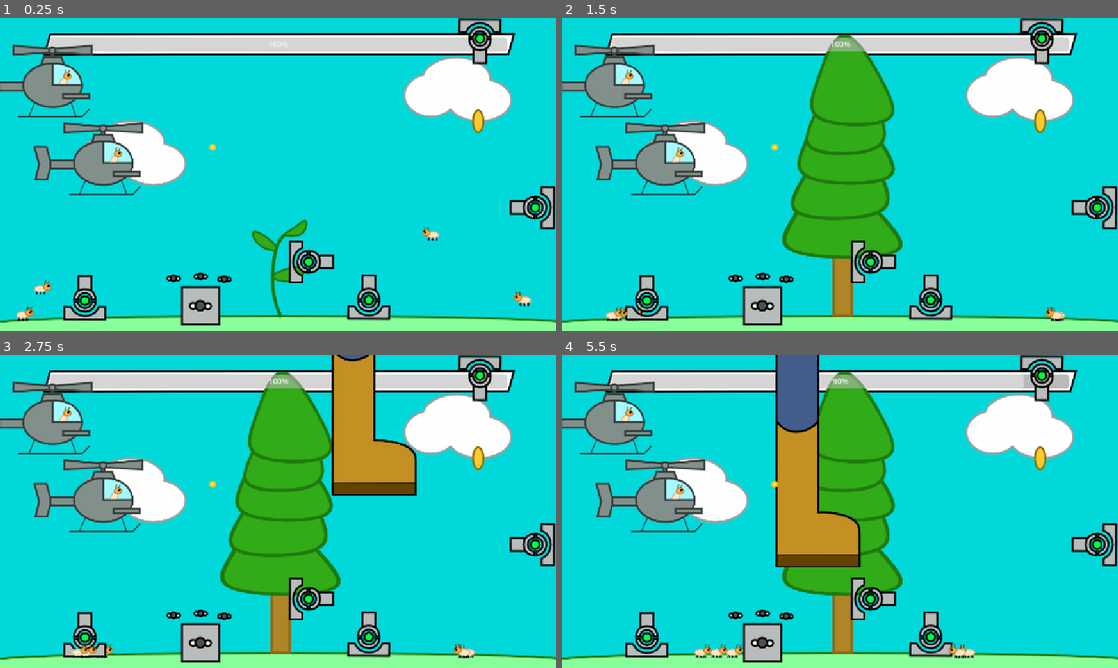
Above: before the commit, frames 1-4 (two rows, left to right).
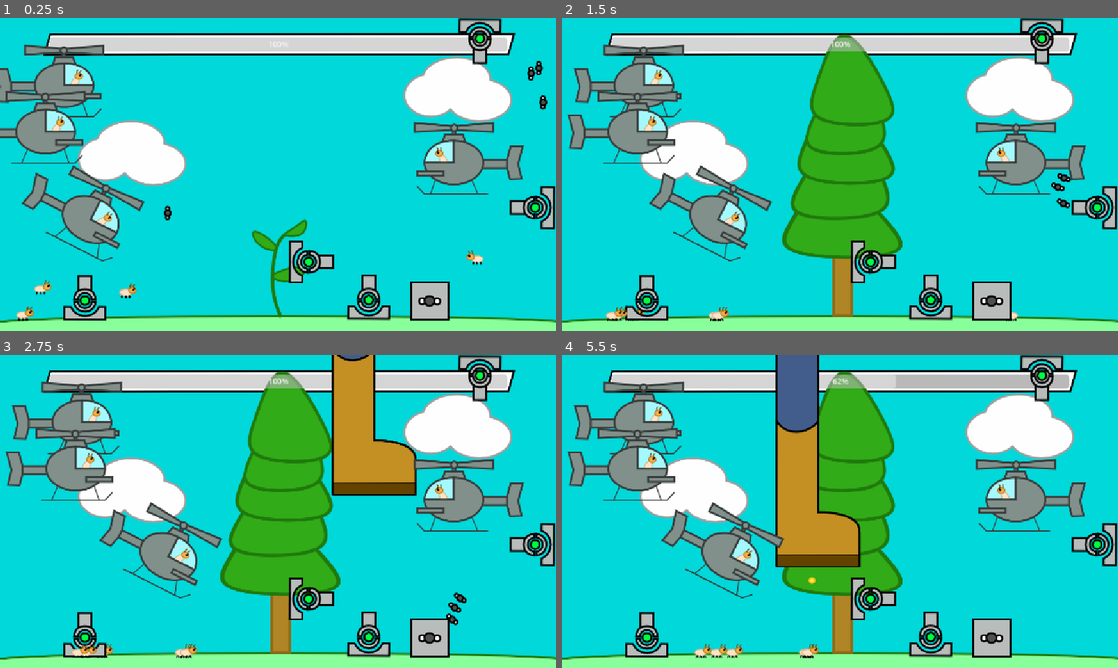
Above: after the commit, the same moments.

Repository: ShadowArcher289/guard-a-tree
Game: Godot game, scene res://scenes/game.tscn
The game is run twice, just before and just after one commit, with the same random seed, the same clock (stepped at 60 frames per second) and the same inputs.
Inputs (mouse positions are in pixels of both pictures, inside the frame that each line leads up to):
- Up to frame 1 (0.25 s): no input
- Up to frame 2 (1.5 s): click (928, 299) at 0.52 s; click (928, 299) at 1.27 s
- Up to frame 3 (2.75 s): click (366, 636) at 2.02 s
- Up to frame 4 (5.5 s): move the mouse to (962, 495) at 2.77 s; click (962, 495) at 2.92 s; move the mouse to (728, 527) at 3.52 s; click (728, 527) at 3.67 s; move the mouse to (895, 442) at 4.27 s; click (895, 442) at 4.42 s; move the mouse to (812, 574) at 5.02 s; click (812, 574) at 5.17 s

The runs differ from the first frame. In frame 1, 13% of the frame differs, in the area x 0-99%, y 8-99%; in frame 2, 13%; in frame 3, 13%; in frame 4, 14%, in the area x 0-95%, y 6-99%.

Commit message:
TermiCopter raycasting updates & began implementing FLIES Machine

Diff:
--- /dev/null
+++ b/scenes/flies_machine.tscn
@@ -0,0 +1,46 @@
+[gd_scene load_steps=6 format=3 uid="uid://dw3tn24lhtgf4"]
+
+[ext_resource type="Texture2D" uid="uid://cq7inf7udh14j" path="res://sprites/FLIESMachine.png" id="1_qreaw"]
+[ext_resource type="Script" uid="uid://c6lj2oymqq6h4" path="res://scripts/flies_machine.gd" id="1_r0ve2"]
+
+[sub_resource type="CircleShape2D" id="CircleShape2D_r0ve2"]
+
+[sub_resource type="CircleShape2D" id="CircleShape2D_72b6k"]
+
+[sub_resource type="CircleShape2D" id="CircleShape2D_f15cw"]
+
+[node name="FliesMachine" type="Node2D"]
+script = ExtResource("1_r0ve2")
+
+[node name="Sprite2D" type="Sprite2D" parent="."]
+position = Vector2(0, -39)
+texture = ExtResource("1_qreaw")
+
+[node name="FlyAnchor1" type="Area2D" parent="."]
+position = Vector2(0, -121)
+
+[node name="CollisionShape2D" type="CollisionShape2D" parent="FlyAnchor1"]
+shape = SubResource("CircleShape2D_r0ve2")
+
+[node name="FlyAnchor2" type="Area2D" parent="."]
+position = Vector2(-35, -100)
+
+[node name="CollisionShape2D" type="CollisionShape2D" parent="FlyAnchor2"]
+shape = SubResource("CircleShape2D_72b6k")
+
+[node name="FlyAnchor3" type="Area2D" parent="."]
+position = Vector2(35, -100)
+
+[node name="CollisionShape2D" type="CollisionShape2D" parent="FlyAnchor3"]
+shape = SubResource("CircleShape2D_f15cw")
+
+[node name="SpawnTimer" type="Timer" parent="."]
+autostart = true
+
+[connection signal="body_entered" from="FlyAnchor1" to="." method="_on_fly_anchor_1_body_entered"]
+[connection signal="body_exited" from="FlyAnchor1" to="." method="_on_fly_anchor_1_body_exited"]
+[connection signal="body_entered" from="FlyAnchor2" to="." method="_on_fly_anchor_2_body_entered"]
+[connection signal="body_exited" from="FlyAnchor2" to="." method="_on_fly_anchor_2_body_exited"]
+[connection signal="body_entered" from="FlyAnchor3" to="." method="_on_fly_anchor_3_body_entered"]
+[connection signal="body_exited" from="FlyAnchor3" to="." method="_on_fly_anchor_3_body_exited"]
+[connection signal="timeout" from="SpawnTimer" to="." method="_on_spawn_timer_timeout"]
--- /dev/null
+++ b/scenes/fly.tscn
@@ -0,0 +1,33 @@
+[gd_scene load_steps=5 format=3 uid="uid://2trcqmt1r74g"]
+
+[ext_resource type="Script" uid="uid://dtftykpftt06a" path="res://scripts/fly.gd" id="1_djddo"]
+[ext_resource type="Texture2D" uid="uid://dasuvqquyhfrf" path="res://sprites/FLY.png" id="2_xr3pu"]
+
+[sub_resource type="CircleShape2D" id="CircleShape2D_xr3pu"]
+radius = 6.0
+
+[sub_resource type="CircleShape2D" id="CircleShape2D_2lkvx"]
+radius = 9.0
+
+[node name="Fly" type="CharacterBody2D"]
+script = ExtResource("1_djddo")
+
+[node name="Sprite2D" type="Sprite2D" parent="."]
+rotation = 1.5708
+texture = ExtResource("2_xr3pu")
+
+[node name="CollisionShape2D" type="CollisionShape2D" parent="."]
+shape = SubResource("CircleShape2D_xr3pu")
+
+[node name="Hurtbox" type="Area2D" parent="."]
+collision_layer = 3
+collision_mask = 3
+
+[node name="CollisionShape2D" type="CollisionShape2D" parent="Hurtbox"]
+shape = SubResource("CircleShape2D_2lkvx")
+
+[node name="LocateTargetRayCast" type="RayCast2D" parent="."]
+target_position = Vector2(0, 1400)
+collision_mask = 2
+
+[connection signal="body_entered" from="Hurtbox" to="." method="_on_hurtbox_body_entered"]
--- a/scenes/game.tscn
+++ b/scenes/game.tscn
@@ -1,15 +1,13 @@
-[gd_scene load_steps=15 format=3 uid="uid://cpl1hoahnr1l2"]
+[gd_scene load_steps=13 format=3 uid="uid://cpl1hoahnr1l2"]
 
 [ext_resource type="Script" uid="uid://ceh0ree500o4x" path="res://scripts/game.gd" id="1_1kice"]
 [ext_resource type="Texture2D" uid="uid://bjsr4iucavdu1" path="res://sprites/Cloud.png" id="2_1kice"]
-[ext_resource type="Texture2D" uid="uid://4etivflmosu6" path="res://sprites/Seed.png" id="3_lbhrr"]
 [ext_resource type="PackedScene" uid="uid://b5oi7xhubi40g" path="res://scenes/tree.tscn" id="4_1kice"]
-[ext_resource type="Texture2D" uid="uid://cq7inf7udh14j" path="res://sprites/FLIESMachine.png" id="11_kvpfn"]
-[ext_resource type="Texture2D" uid="uid://dasuvqquyhfrf" path="res://sprites/FLY.png" id="12_dinhu"]
 [ext_resource type="Texture2D" uid="uid://bbovxhcvyylvl" path="res://sprites/HPBarOutline.png" id="13_trtic"]
 [ext_resource type="PackedScene" uid="uid://bnf7j8gxpohtc" path="res://scenes/termi_copter.tscn" id="14_trtic"]
+[ext_resource type="PackedScene" uid="uid://2trcqmt1r74g" path="res://scenes/fly.tscn" id="15_ir15t"]
+[ext_resource type="PackedScene" uid="uid://dw3tn24lhtgf4" path="res://scenes/flies_machine.tscn" id="16_ca42v"]
 [ext_resource type="PackedScene" uid="uid://b80102o80d8uc" path="res://scenes/ground.tscn" id="17_rysoc"]
-[ext_resource type="Texture2D" uid="uid://4opqoth8cqw" path="res://sprites/Bullet.png" id="17_ssvqc"]
 [ext_resource type="PackedScene" uid="uid://bsxdj218sh5mw" path="res://scenes/boot.tscn" id="18_264po"]
 [ext_resource type="PackedScene" uid="uid://j4y3ddhxr3l3" path="res://scenes/spawner.tscn" id="18_ssvqc"]
 [ext_resource type="PackedScene" uid="uid://4yx14a34ap3g" path="res://scenes/laser_turret.tscn" id="19_264po"]
@@ -22,8 +20,10 @@
 anchor_mode = 0
 
 [node name="ColorRect" type="ColorRect" parent="."]
-offset_right = 1152.0
-offset_bottom = 648.0
+offset_left = -59.0
+offset_top = -33.0
+offset_right = 1210.0
+offset_bottom = 681.0
 color = Color(2.11775e-06, 0.845876, 0.852649, 1)
 
 [node name="Ground" parent="." instance=ExtResource("17_rysoc")]
@@ -36,26 +36,6 @@
 [node name="Cloud2" type="Sprite2D" parent="."]
 position = Vector2(273, 279)
 texture = ExtResource("2_1kice")
-
-[node name="Seed" type="Sprite2D" parent="."]
-position = Vector2(990, 213)
-texture = ExtResource("3_lbhrr")
-
-[node name="FliesMachine" type="Sprite2D" parent="."]
-position = Vector2(415, 595)
-texture = ExtResource("11_kvpfn")
-
-[node name="Fly" type="Sprite2D" parent="."]
-position = Vector2(464, 540)
-texture = ExtResource("12_dinhu")
-
-[node name="Fly2" type="Sprite2D" parent="."]
-position = Vector2(415, 534)
-texture = ExtResource("12_dinhu")
-
-[node name="Fly3" type="Sprite2D" parent="."]
-position = Vector2(359, 538)
-texture = ExtResource("12_dinhu")
 
 [node name="HpBarOutline" type="Sprite2D" parent="."]
 position = Vector2(578, 54)
@@ -72,13 +52,13 @@
 step = 1.0
 
 [node name="Termite" parent="." instance=ExtResource("21_5newe")]
-position = Vector2(904, 427)
+position = Vector2(996, 477)
 
 [node name="Termite2" parent="." instance=ExtResource("21_5newe")]
 position = Vector2(74, 539)
 
 [node name="TermiteSpawner1" parent="." instance=ExtResource("18_ssvqc")]
-position = Vector2(1095, 562)
+position = Vector2(251, 546)
 
 [node name="TermiteSpawner2" parent="." instance=ExtResource("18_ssvqc")]
 position = Vector2(38, 593)
@@ -104,12 +84,31 @@
 [node name="LaserTurret5" parent="." instance=ExtResource("19_264po")]
 position = Vector2(175, 624)
 
-[node name="Bullet" type="Sprite2D" parent="."]
-position = Vector2(440, 267)
-texture = ExtResource("17_ssvqc")
-
 [node name="TermiCopter" parent="." instance=ExtResource("14_trtic")]
 position = Vector2(85, 134)
 
+[node name="TermiCopter3" parent="." instance=ExtResource("14_trtic")]
+position = Vector2(141, 402)
+rotation = 0.469988
+
 [node name="TermiCopter2" parent="." instance=ExtResource("14_trtic")]
-position = Vector2(190, 295)
+position = Vector2(975, 294)
+
+[node name="TermiCopterSpawner1" parent="." instance=ExtResource("18_ssvqc")]
+position = Vector2(43, 230)
+spawnerType = "termi_copter"
+
+[node name="Fly4" parent="." instance=ExtResource("15_ir15t")]
+position = Vector2(347, 403)
+
+[node name="Fly5" parent="." instance=ExtResource("15_ir15t")]
+position = Vector2(1116, 103)
+
+[node name="Fly6" parent="." instance=ExtResource("15_ir15t")]
+position = Vector2(1100, 114)
+
+[node name="Fly7" parent="." instance=ExtResource("15_ir15t")]
+position = Vector2(1125, 174)
+
+[node name="FliesMachine2" parent="." instance=ExtResource("16_ca42v")]
+position = Vector2(890, 624)
--- a/scenes/termi_copter.tscn
+++ b/scenes/termi_copter.tscn
@@ -9,10 +9,34 @@
 
 [node name="TermiCopter" type="CharacterBody2D"]
 collision_layer = 3
+motion_mode = 1
 script = ExtResource("1_rok8r")
 
 [node name="Sprite2D" type="Sprite2D" parent="."]
 texture = ExtResource("1_caxa2")
+
+[node name="TargetRayRight" type="RayCast2D" parent="Sprite2D"]
+position = Vector2(0, 26)
+target_position = Vector2(410, 0)
+collision_mask = 4
+hit_from_inside = true
+collide_with_areas = true
+collide_with_bodies = false
+
+[node name="TargetRayLeft" type="RayCast2D" parent="Sprite2D"]
+position = Vector2(0, 26)
+target_position = Vector2(-410, 0)
+collision_mask = 4
+hit_from_inside = true
+collide_with_areas = true
+collide_with_bodies = false
+
+[node name="BulletSpawnAnchorRight" type="Node2D" parent="Sprite2D"]
+position = Vector2(90, 27)
+
+[node name="BulletSpawnAnchorLeft" type="Node2D" parent="Sprite2D"]
+position = Vector2(-90, 27)
+rotation = 3.14159
 
 [node name="CollisionShape2D" type="CollisionShape2D" parent="."]
 position = Vector2(24, 4)
@@ -22,15 +46,4 @@
 [node name="ShootingTimer" type="Timer" parent="."]
 wait_time = 3.0
 
-[node name="BulletSpawnAnchor" type="Node2D" parent="."]
-position = Vector2(90, 27)
-
-[node name="TargetRay" type="RayCast2D" parent="."]
-position = Vector2(0, 26)
-target_position = Vector2(410, 0)
-collision_mask = 4
-hit_from_inside = true
-collide_with_areas = true
-collide_with_bodies = false
-
 [connection signal="timeout" from="ShootingTimer" to="." method="_on_shooting_timer_timeout"]
--- a/scripts/Globals.gd
+++ b/scripts/Globals.gd
@@ -16,6 +16,9 @@
 const LASERDMG = 10; # LaserTurret
 var LaserAiming = false # true if a laser is currently amiing.
 
+const FLIESDMG = 1; # FLIES
+const FLIESSPEED = 200;
+
 #Enemies
 const AVGTERMITESPEED = 50.0; # termite
 const TERMITEATK = 1;
@@ -23,6 +26,6 @@
 
 const AVGTERMICOPTERSPEED = 100.0; # TermiCopter
 const SHOOTINGCYCLETIME = 3; # seconds
-const BULLETVELOCITY = 300;
+const BULLETVELOCITY = 400;
 const BULLETDMG = 2;
 const TERMICOPTERMAXHP = 20;
--- a/scripts/boot.gd
+++ b/scripts/boot.gd
@@ -30,6 +30,6 @@
 	hide();
 
 
-func _on_hurtbox_body_entered(body: Node2D) -> void:
+func _on_hurtbox_body_entered(body: Node2D) -> void: # deal damage to bodies with the is_attacked function (enemies)
 	if body.has_method("is_attacked"):
 		body.is_attacked(BOOTDMG);
--- a/scripts/bullet.gd
+++ b/scripts/bullet.gd
@@ -5,12 +5,10 @@
 
 
 func _process(delta: float) -> void:
-		velocity = Vector2(velo, 0);
+		velocity = Vector2(velo, randf_range(-10,10)); # random vertical velocity for spread
 		move_and_slide();
 
-
 func _on_hurtbox_area_entered(area: Area2D) -> void:
-	print(area)
 	if area.name.containsn("tree"): # deal damage and delete the bullet.
 		Globals.currHp -= ATK;
 		queue_free();
--- /dev/null
+++ b/scripts/flies_machine.gd
@@ -0,0 +1,82 @@
+extends Node2D
+
+@onready var game = get_tree().get_root().get_node("Game");
+
+const FLY = preload("res://scenes/fly.tscn")
+
+@onready var fly_anchor_1: Area2D = $FlyAnchor1
+@onready var fly_anchor_2: Area2D = $FlyAnchor2
+@onready var fly_anchor_3: Area2D = $FlyAnchor3
+
+@onready var spawn_timer: Timer = $SpawnTimer
+
+
+var anchor1Filled = false; # holds if the anchors are full or not.
+var anchor2Filled = false;
+var anchor3Filled = false;
+
+var anchor1FliesCount = 0; # should be 1 if filled, or 0 if empty
+var anchor2FliesCount = 0;
+var anchor3FliesCount = 0;
+
+
+var flySpawnLocation : Vector2;
+
+func _process(delta: float) -> void:
+	if !anchor1Filled: # going in ascending order, if an anchor is not filled, then fill it.
+		flySpawnLocation = fly_anchor_1.global_position;
+	elif !anchor2Filled:
+		flySpawnLocation = fly_anchor_2.global_position;
+	elif !anchor3Filled:
+		flySpawnLocation = fly_anchor_3.global_position;
+
+
+	if anchor1Filled && anchor2Filled && anchor3Filled:
+		spawn_timer.stop();
+	else:
+		spawn_timer.start();
+
+func spawn_fly(location : Vector2) -> void:
+	var fly = FLY.instantiate();
+	fly.position = location;
+	fly.show();
+	game.add_child.call_deffered(fly);
+
+
+func _on_spawn_timer_timeout() -> void:
+	spawn_fly(flySpawnLocation);
+
+
+
+func _on_fly_anchor_1_body_entered(body: Node2D) -> void:
+	if body.name.containsn("fly"):
+		anchor1FliesCount += 1;
+		anchor1Filled = true;
+
+func _on_fly_anchor_1_body_exited(body: Node2D) -> void: # if more than 1 fly enters the area then the filled variable turns false only after all flies leave.
+	if body.name.containsn("fly") && (anchor1FliesCount == 1):
+		anchor1Filled = false;
+	elif body.name.containsn("fly") && (anchor1FliesCount != 1):
+		anchor1FliesCount -= 1;
+
+func _on_fly_anchor_2_body_entered(body: Node2D) -> void:
+	if body.name.containsn("fly"):
+		anchor2FliesCount += 1;
+		anchor2Filled = true;
+
+func _on_fly_anchor_2_body_exited(body: Node2D) -> void: # if more than 1 fly enters the area then the filled variable turns false only after all flies leave.
+	if body.name.containsn("fly") && (anchor2FliesCount == 1):
+		anchor2Filled = false;
+	elif body.name.containsn("fly") && (anchor2FliesCount != 1):
+		anchor2FliesCount -= 1;
+
+func _on_fly_anchor_3_body_entered(body: Node2D) -> void:
+	if body.name.containsn("fly"):
+		anchor3FliesCount += 1;
+		anchor3Filled = true;
+
+func _on_fly_anchor_3_body_exited(body: Node2D) -> void: # if more than 1 fly enters the area then the filled variable turns false only after all flies leave.
+	if body.name.containsn("fly") && (anchor3FliesCount == 1):
+		anchor3Filled = false;
+	elif body.name.containsn("fly") && (anchor3FliesCount != 1):
+		anchor3FliesCount -= 1;
--- /dev/null
+++ b/scripts/fly.gd
@@ -0,0 +1,45 @@
+extends CharacterBody2D
+
+@onready var locate_target_ray_cast: RayCast2D = $LocateTargetRayCast
+var target : Node; # the fly's target
+var targetPosition : Vector2; # the position of the fly's target
+
+var speed = Globals.FLIESSPEED;
+const FLIESDMG = Globals.FLIESDMG;
+var direction = 1;
+
+enum State {
+	LOCKEDON,
+	SEARCHING
+}
+var current_state = State.SEARCHING;
+
+
+func _process(delta: float) -> void:
+	match current_state:
+		State.LOCKEDON:
+			if is_instance_valid(target): # if the target is valid, go to it. Otherwise, begin searching for a new target.
+				targetPosition = target.position;
+				look_at(targetPosition);
+				direction = (targetPosition - self.position).normalized(); # face and move torwards target
+				velocity = (direction * speed);
+				move_and_slide();
+			else:
+				change_state(State.SEARCHING);
+		State.SEARCHING:
+			velocity = Vector2(0, 0);
+			locate_target_ray_cast.rotation_degrees += 1; # continuously rotate ray cast to search for a target.
+
+			if locate_target_ray_cast.is_colliding() && locate_target_ray_cast.get_collider().has_method("is_attacked"): # if the target can be attacked,
+				change_state(State.LOCKEDON);
+				target = locate_target_ray_cast.get_collider();
+				targetPosition = target.position;
+
+func change_state(next_state) -> void: # changes the state
+	current_state = next_state;
+
+
+func _on_hurtbox_body_entered(body: Node2D) -> void: # deal damage to bodies with the is_attacked function (enemies)
+	if body.has_method("is_attacked"):
+		body.is_attacked(FLIESDMG);
+		queue_free();
--- a/scripts/game.gd
+++ b/scripts/game.gd
@@ -3,6 +3,7 @@
 @onready var progress_bar: ProgressBar = $ProgressBar
 @onready var termite_spawner_1: Node2D = $TermiteSpawner1
 @onready var termite_spawner_2: Node2D = $TermiteSpawner2
+@onready var termi_copter_spawner_1: Node2D = $TermiCopterSpawner1
 
 func _ready() -> void:
 	progress_bar.max_value = Globals.MAXHP;
@@ -11,6 +12,7 @@
 	termite_spawner_1.spawn();
 	termite_spawner_2.spawn();
 	termite_spawner_1.spawn();
+	termi_copter_spawner_1.spawn();
 
 func _process(delta: float) -> void:
 	progress_bar.value = Globals.currHp; # Temporary HP display.
--- a/scripts/laser_turret.gd
+++ b/scripts/laser_turret.gd
@@ -86,6 +86,7 @@
 		laserTween = create_tween().set_trans(Tween.TRANS_EXPO).set_ease(Tween.EASE_OUT_IN);
 	laserTween.tween_property(laser_ball, "scale", Vector2(1, 1), 0.5);
 	await laserTween.finished;
+	camera_shake();
 	change_state(State.COOLDOWN);
 	laser_beam.show();
 	laser_timer.start(LASERDURATION);
@@ -93,6 +94,16 @@
 	hide_laser();
 	firing = false;
 	cooldown_timer.start(LASERCOOLDOWNDURATION); # start cooldown timer
+
+func camera_shake() -> void: # shakes the camera
+	var camera = get_tree().get_root().get_node("Game").get_child(0); # get the camera node (using very sloppy code)
+	var ogCameraPos = camera.position;
+	for i in 8: # move the camera 8 times to make it look like it's shaking.
+		camera.position += Vector2(randi_range(-10, 10), randi_range(-10, 10));
+		await get_tree().create_timer(0.1).timeout;
+		camera.position = ogCameraPos; # set camera to the origional position
+	camera.position = ogCameraPos;
+
 
 func hide_laser() -> void: # hide the laser
 	laser_ball.hide();
@@ -118,6 +129,6 @@
 	change_state(State.READY);
 
 
-func _on_hurt_box_body_entered(body: Node2D) -> void:
+func _on_hurt_box_body_entered(body: Node2D) -> void: # deal damage to bodies with the is_attacked function (enemies)
 	if body.has_method("is_attacked"):
 		body.is_attacked(LASERDMG);
--- a/scripts/spawner.gd
+++ b/scripts/spawner.gd
@@ -4,18 +4,25 @@
 @export var spawnerType = "termite"; # the type of spawner, termite is the default.
 
 const TERMITE = preload("res://scenes/termite.tscn");
+const TERMI_COPTER = preload("res://scenes/termi_copter.tscn");
 
 func spawn() -> void:
 	var entity;
 	match spawnerType:
 		"termite":
-				print_debug("Summoned termite")
-				entity = TERMITE.instantiate();
-				entity.show();
-				entity.velocity = Vector2(0, 0);
-				entity.position = self.position;
-				game.add_child.call_deferred(entity); # adds the enity to game
-
+			print_debug("Summoned termite")
+			entity = TERMITE.instantiate();
+			entity.show();
+			entity.velocity = Vector2(0, 0);
+			entity.position = self.position;
+			game.add_child.call_deferred(entity); # adds the enity to game
+		"termi_copter":
+			print_debug("Summoned termi_copter")
+			entity = TERMI_COPTER.instantiate();
+			entity.show();
+			entity.velocity = Vector2(0, 0);
+			entity.position = self.position;
+			game.add_child.call_deferred(entity); # adds the enity to game
 		_:
 			print_debug("unkown spawner type: " + spawnerType);
 			pass;
--- a/scripts/termi_copter.gd
+++ b/scripts/termi_copter.gd
@@ -1,15 +1,24 @@
 extends CharacterBody2D
 
 @onready var game = get_tree().get_root().get_node("Game");
-const BULLET = preload("res://scenes/bullet.tscn")
+const BULLET = preload("res://scenes/bullet.tscn");
 
-@onready var bullet_spawn_anchor: Node2D = $BulletSpawnAnchor
+var bullet_spawn_anchor = bullet_spawn_anchor_right;
+@onready var bullet_spawn_anchor_left: Node2D = $Sprite2D/BulletSpawnAnchorLeft
+@onready var bullet_spawn_anchor_right: Node2D = $Sprite2D/BulletSpawnAnchorRight
+
 @onready var shooting_timer: Timer = $ShootingTimer
 
-@onready var target_ray: RayCast2D = $TargetRay
+var target_ray = target_ray_right;
+@onready var target_ray_left: RayCast2D = $Sprite2D/TargetRayLeft
+@onready var target_ray_right: RayCast2D = $Sprite2D/TargetRayRight
+
+@onready var sprite_2d: Sprite2D = $Sprite2D
+@onready var collision_shape_2d: CollisionShape2D = $CollisionShape2D
 
 var hp = Globals.TERMICOPTERMAXHP;
-const SPEED = Globals.AVGTERMICOPTERSPEED
+var directionX = 1;
+var speed = Globals.AVGTERMICOPTERSPEED * randf_range(0.9, 1.1); # TermiCopters have slightly different speeds
 const SHOOTINGCYCLETIME = Globals.SHOOTINGCYCLETIME
 
 var movementTween = create_tween().set_trans(Tween.TRANS_EXPO).set_ease(Tween.EASE_IN_OUT);
@@ -24,16 +33,53 @@
 	SHOOTING,
 }
 
+func _ready() -> void:
+	moving = true;
+	target_ray_left.target_position.x *= randf_range(0.6, 1); # Copters have slightly different ranges
+	target_ray_right.target_position.x *= randf_range(0.6, 1); # Copters have slightly different ranges
+	if position.x < 576: # change direction based on where the enemy is spawned.
+		directionX = 1;
+	elif position.x > 576:
+		directionX = -1;
+
+	if directionX == -1: # Flip the sprite
+		sprite_2d.flip_h = true;
+		bullet_spawn_anchor = bullet_spawn_anchor_right;
+		target_ray = target_ray_right;
+	elif directionX == 1:
+		sprite_2d.flip_h = false;
+		bullet_spawn_anchor = bullet_spawn_anchor_left;
+		target_ray = target_ray_left;
+
 func _process(delta: float) -> void:
 	if hp <= 0:
 		kick_the_bucket()
 		pass;
 
+	if position.x < 576: # change direction based on where the enemy is spawned.
+		directionX = 1;
+	elif position.x > 576:
+		directionX = -1;
+
+	if directionX == -1: # Flip the sprite and handle other flipping node issues
+		sprite_2d.flip_h = true;
+		bullet_spawn_anchor = bullet_spawn_anchor_left;
+		target_ray = target_ray_left;
+		collision_shape_2d.position.x = -24.0;
+	elif directionX == 1:
+		sprite_2d.flip_h = false;
+		bullet_spawn_anchor = bullet_spawn_anchor_right;
+		target_ray = target_ray_right;
+		collision_shape_2d.position.x = 24.0;
+
+
+
 	if moving:
-		pass; # Play movement animation
+		move(delta);
 
 	if target_ray.is_colliding() && target_ray.get_collider().name.containsn("tree"):
 		currentWeaponState = weaponState.SHOOTING;
+		moving = false;
 	else:
 		currentWeaponState = weaponState.NOTSHOOTING;
 
@@ -48,28 +94,32 @@
 				shooting_timer.start(SHOOTINGCYCLETIME);
 
 func is_attacked(dmgTaken : int):
-	print("hp" + str(hp))
 	hp -= dmgTaken;
+	print("hp" + str(hp));
 
 func kick_the_bucket(): # this TermiCopter no longer lives. R.I.P.
 	queue_free();
 
 func spawn_bullet(velo : float) -> void:
 	var bullet = BULLET.instantiate();
-	print_debug(bullet);
 	bullet.position = bullet_spawn_anchor.global_position;
 	bullet.show();
 	bullet.velo = velo;
+	bullet.rotation = sprite_2d.global_rotation;
 	game.add_child.call_deferred(bullet);
 
-func move(delta : float, targetPosition : Vector2) -> void:
-	if !movementTween.is_valid(): # re-creates tween if it's invalid.
-		movementTween.kill();
-		movementTween = create_tween().set_trans(Tween.TRANS_EXPO).set_ease(Tween.EASE_OUT_IN);
-	movementTween.tween_property(self, "position", targetPosition, 100/SPEED);
+func move(delta : float) -> void: # , targetPosition : Vector2
+	#if !movementTween.is_valid(): # re-creates tween if it's invalid.
+	#	movementTween.kill();
+	#	movementTween = create_tween().set_trans(Tween.TRANS_EXPO).set_ease(Tween.EASE_OUT_IN);
+	#movementTween.tween_property(self, "position", targetPosition, 100/SPEED);
 
+	velocity.x = directionX * speed; # horizontal movement
+	# movement animation.
+
+	move_and_slide();
 
 func _on_shooting_timer_timeout() -> void:
 	for i in 5: # shoot i number of bullets per cycle
-		spawn_bullet(Globals.BULLETVELOCITY);
+		spawn_bullet(Globals.BULLETVELOCITY * directionX); # bullet has velocity and direction
 		await get_tree().create_timer(0.1).timeout;
--- a/scripts/termite.gd
+++ b/scripts/termite.gd
@@ -11,7 +11,7 @@
 var atkTarget = null;
 
 var directionX = 1;
-var speed = Globals.AVGTERMITESPEED * randf_range(0.9, 1.1);
+var speed = Globals.AVGTERMITESPEED * randf_range(0.9, 1.1); # termites have slightly different speeds
 const ATK = Globals.TERMITEATK;
 
 func _ready() -> void:
@@ -23,10 +23,15 @@
 		kick_the_bucket()
 		pass;
 
-	if position.x < 576: # change direction based on where the termite is spawned.
+	if position.x < 576: # change direction based on where the enemy is spawned.
 		directionX = -1;
 	elif position.x > 576:
 		directionX = 1;
+
+	if directionX == -1: # Flip the sprite
+		animated_sprite_2d.flip_h = false;
+	elif directionX == 1:
+		animated_sprite_2d.flip_h = true;
 
 	if moving:
 		move(delta);
@@ -36,10 +41,7 @@
 	elif !attacking && !atk_timer.is_stopped():
 		atk_timer.stop();
 
-	if directionX == -1: # Flip the sprite
-		animated_sprite_2d.flip_h = false;
-	elif directionX == 1:
-		animated_sprite_2d.flip_h = true;
+
 
 	velocity.y -= -Globals.GRAVITY;
 
@@ -55,6 +57,7 @@
 
 func is_attacked(dmgTaken : int):
 	hp -= dmgTaken;
+	print("TermiteHp" + str(hp))
 
 func kick_the_bucket(): # this termite no longer lives. R.I.P.
 	queue_free();
Not shown, added: scripts/flies_machine.gd.uid
Not shown, added: scripts/fly.gd.uid
